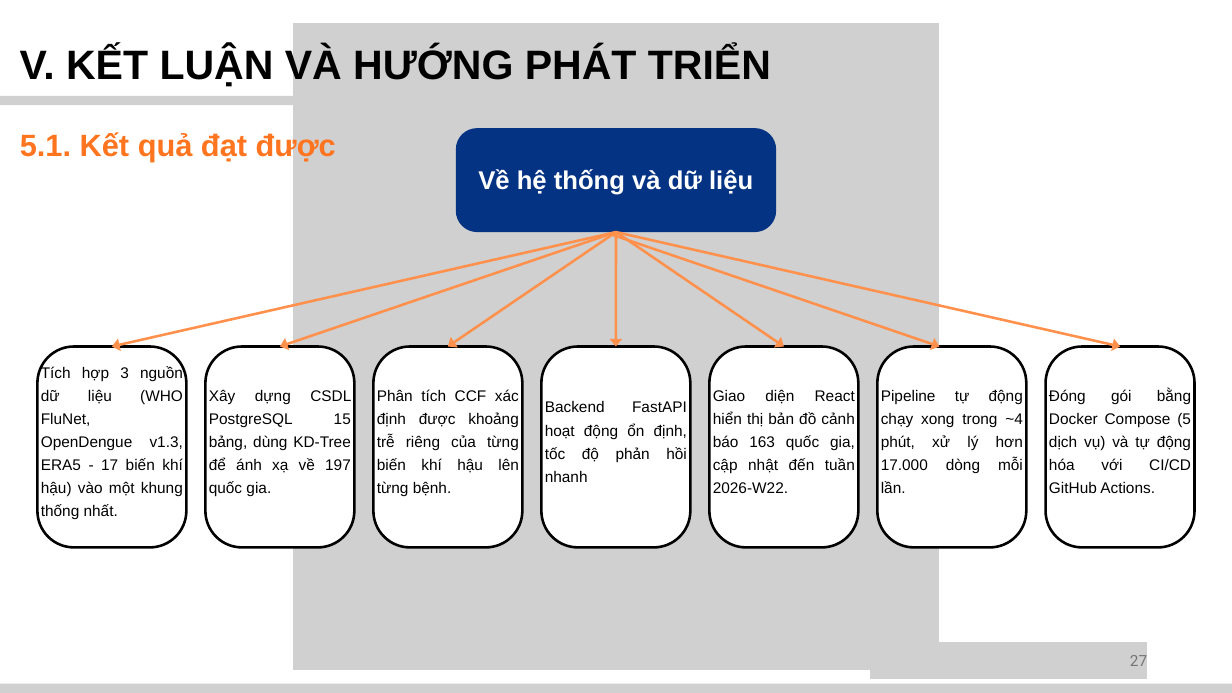
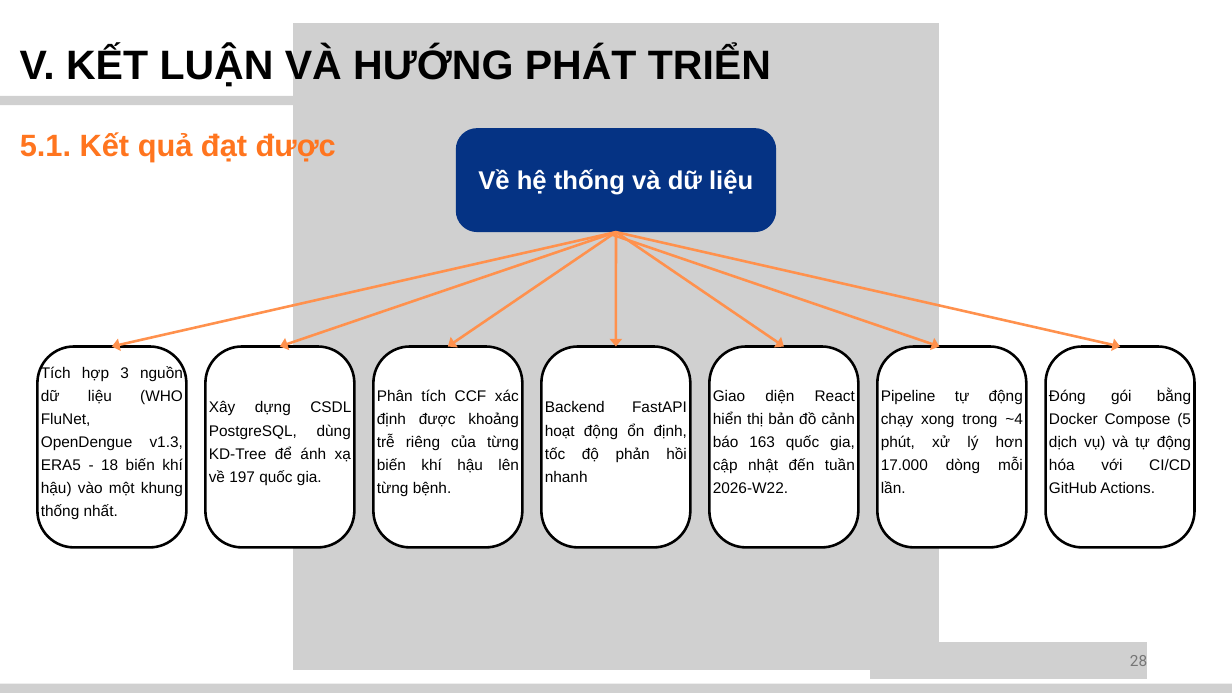
Before and after one commit to huuluan186/KLTN, a slide deck: slide 32 of docs/110122016_PhamHuuLuan_TN_Slide.pptx (slide 30 before the commit). Drawn at 1232x693 pixels with LibreOffice and Linux fonts; fonts in the diff are those of the drawing; grey boxes stand for pictures. Boxes give left, top, right and bottom in pixels: in the first picture for what was removed or moved away, otherwise in the second. Text is boxed around its words. In the diff, an @@ line names an element or a change of style, - is before the commit and + after.

Commit message:
feat: update presentation slide

```diff
--- a/docs/110122016_PhamHuuLuan_TN_Slide.pptx
+++ b/docs/110122016_PhamHuuLuan_TN_Slide.pptx
@@ text at (41, 365, 183, 519): text changed @@
-Tích hợp 3 nguồn dữ liệu (WHO FluNet, OpenDengue v1.3, ERA5 - 17 biến khí hậu) vào một khung thống nhất.
+Tích hợp 3 nguồn dữ liệu (WHO FluNet, OpenDengue v1.3, ERA5 - 18 biến khí hậu) vào một khung thống nhất.
@@ text at (209, 400, 351, 485): text changed @@
-Xây dựng CSDL PostgreSQL 15 bảng, dùng KD-Tree để ánh xạ về 197 quốc gia.
+Xây dựng CSDL PostgreSQL, dùng KD-Tree để ánh xạ về 197 quốc gia.
@@ text at (1130, 655, 1147, 666): text changed @@
-27
+28
```
Also in this commit, not shown: 25 other slides changed, 2 slides added.
